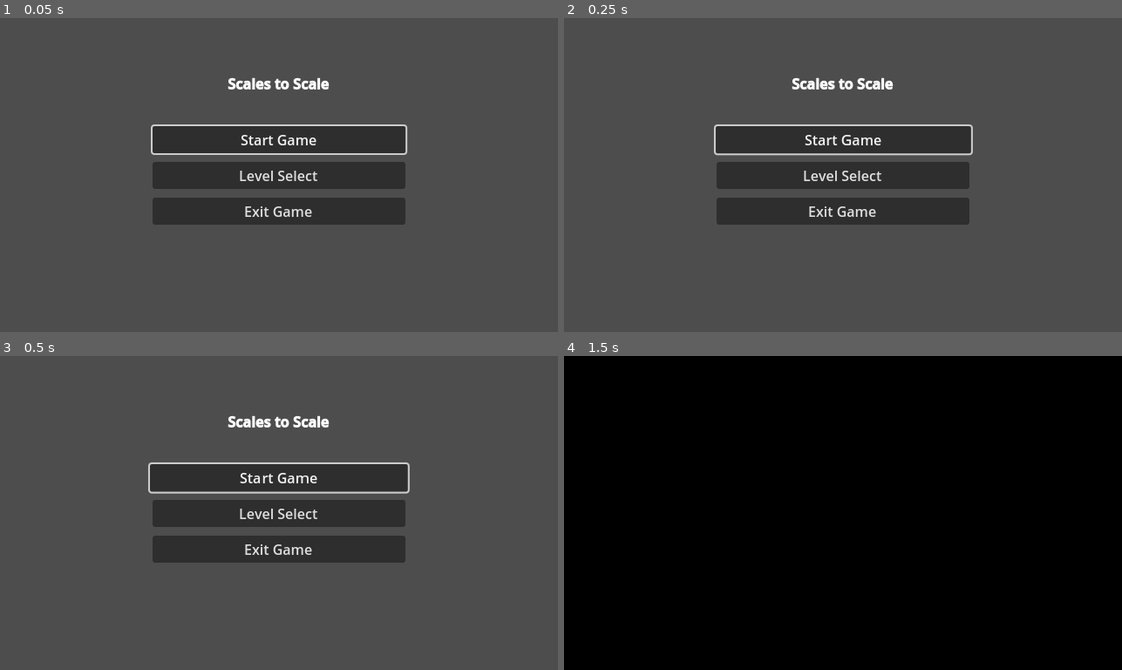
Above: before the commit, frames 1-4 (two rows, left to right).
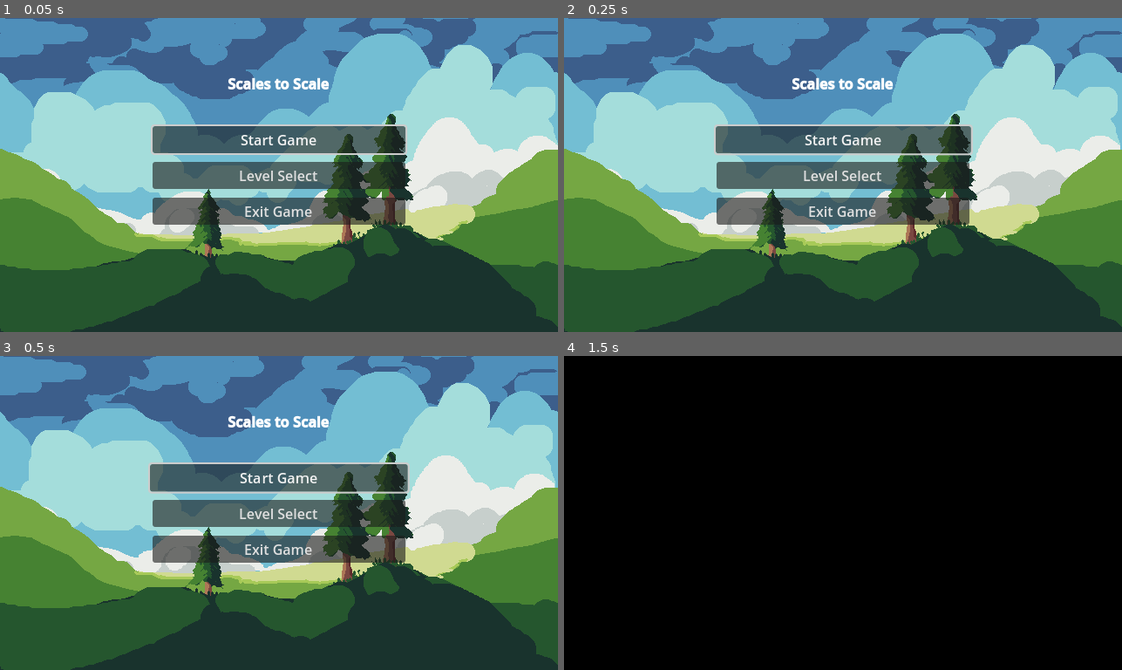
Above: after the commit, the same moments.

Repository: Robocraft999/ScalesToScale
Game: Godot game, scene res://scenes/root.tscn
The game is run twice, just before and just after one commit, with the same random seed, the same clock (stepped at 60 frames per second) and the same inputs. The engine's default icon, where the game draws it, is replaced by a stand-in: a white triangle on a blue panel in a dark square.
Inputs:
- Up to frame 1 (0.05 s): no input
- Up to frame 2 (0.25 s): no input
- Up to frame 3 (0.5 s): no input
- Up to frame 4 (1.5 s): click "Start Game" at 0.5 s; click "Start Game" at 1.25 s

The runs differ from the first frame. In frame 1, 96% of the frame differs, in the area x 0-100%, y 0-100%; in frame 2, 96%; in frame 3, 96%; in frame 4, nothing differs.

Commit message:
Parallax background in main menu

Diff:
--- a/scenes/main_menu.tscn
+++ b/scenes/main_menu.tscn
@@ -1,8 +1,9 @@
-[gd_scene load_steps=4 format=3 uid="uid://2nqpmv02h2ib"]
+[gd_scene load_steps=5 format=3 uid="uid://2nqpmv02h2ib"]
 
 [ext_resource type="Script" path="res://scripts/animated_button.gd" id="1_fg5ul"]
 [ext_resource type="Script" path="res://scripts/levels/main_menu.gd" id="1_qfm38"]
-[ext_resource type="PackedScene" uid="uid://dcnk5ak1x2etg" path="res://scenes/objects/button_focus_player.tscn" id="3_okun1"]
+[ext_resource type="PackedScene" path="res://scenes/objects/button_focus_player.tscn" id="3_okun1"]
+[ext_resource type="PackedScene" uid="uid://bb53neelkiux7" path="res://scenes/parallax_background.tscn" id="4_lg3ml"]
 
 [node name="MainMenu" type="Node"]
 script = ExtResource("1_qfm38")
@@ -48,3 +49,5 @@
 
 [node name="ButtonFocusPlayer" parent="." instance=ExtResource("3_okun1")]
 unique_name_in_owner = true
+
+[node name="ParallaxBackground" parent="." instance=ExtResource("4_lg3ml")]
